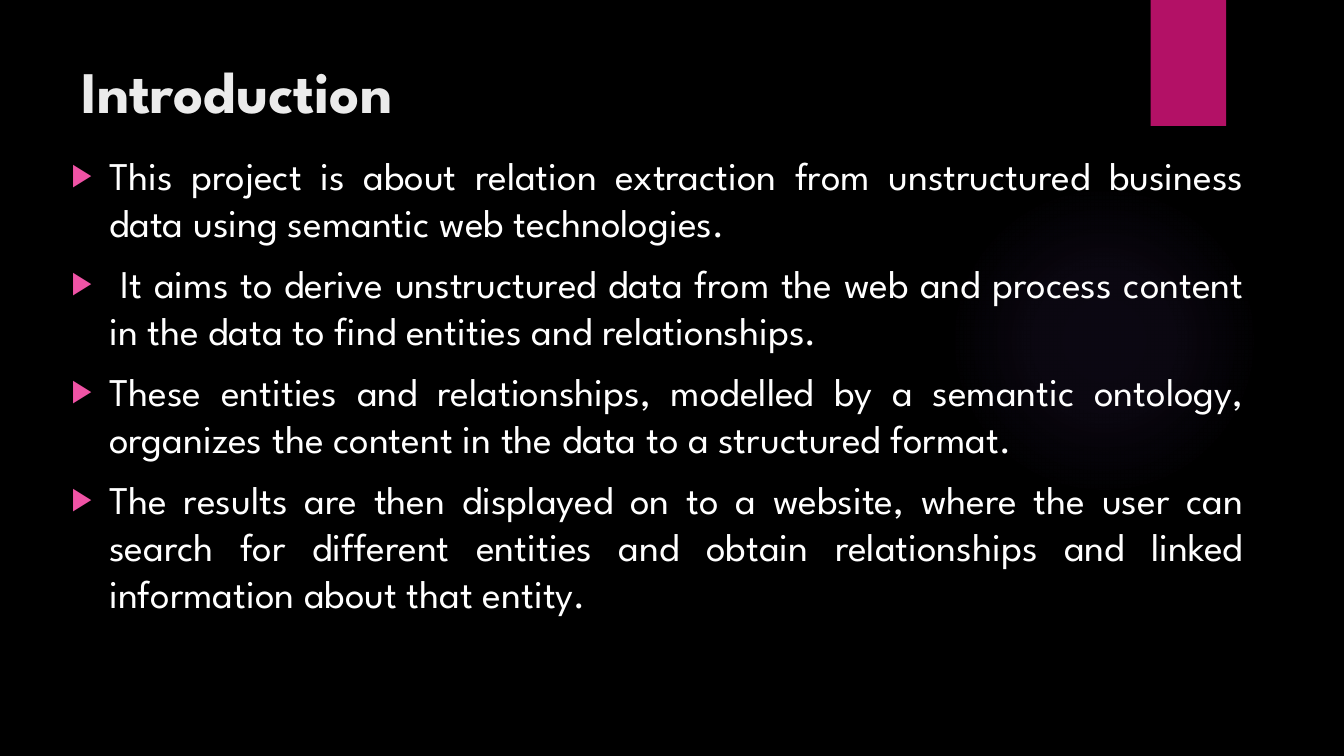
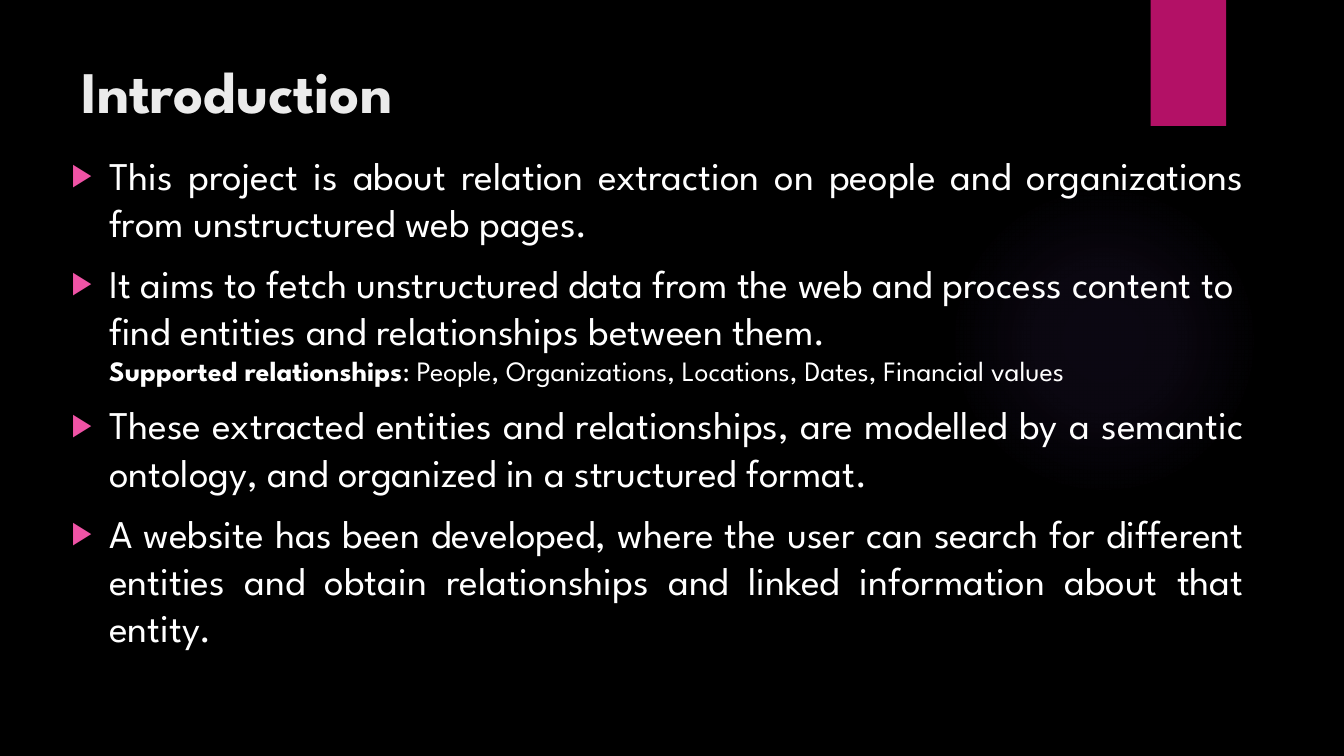
Before and after one commit to ekalgolas/Relation-extraction-using-Semantic-Web, a slide deck: slide 3 of documentation/Relation extraction using semantic web technologies.pptx. Drawn at 1344x756 pixels with LibreOffice and Linux fonts; fonts in the diff are those of the drawing; background and template pictures are left out. Boxes give left, top, right and bottom in pixels: in the first picture for what was removed or moved away, otherwise in the second. Text is boxed around its words. In the diff, an @@ line names an element or a change of style, - is before the commit and + after.

```diff
--- a/documentation/Relation extraction using semantic web technologies.pptx
+++ b/documentation/Relation extraction using semantic web technologies.pptx
@@ text at bbox=[109, 163, 1244, 650]: text changed @@
-▶ This project is about relation extraction from unstructured business data using semantic web technologies.
-▶ It aims to derive unstructured data from the web and process content in the data to find entities and relationships.
-▶ These entities and relationships, modelled by a semantic ontology, organizes the content in the data to a structured format.
-▶ The results are then displayed on to a website, where the user can search for different entities and obtain relationships and linked information about that entity.
+▶ This project is about relation extraction on people and organizations from unstructured web pages.
+▶ It aims to fetch unstructured data from the web and process content to find entities and relationships between them.
+  Supported relationships: People, Organizations, Locations, Dates, Financial values
+▶ These extracted entities and relationships, are modelled by a semantic ontology, and organized in a structured format.
+▶ A website has been developed, where the user can search for different entities and obtain relationships and linked information about that entity.
```
Also in this commit, not shown: 7 other slides changed.
